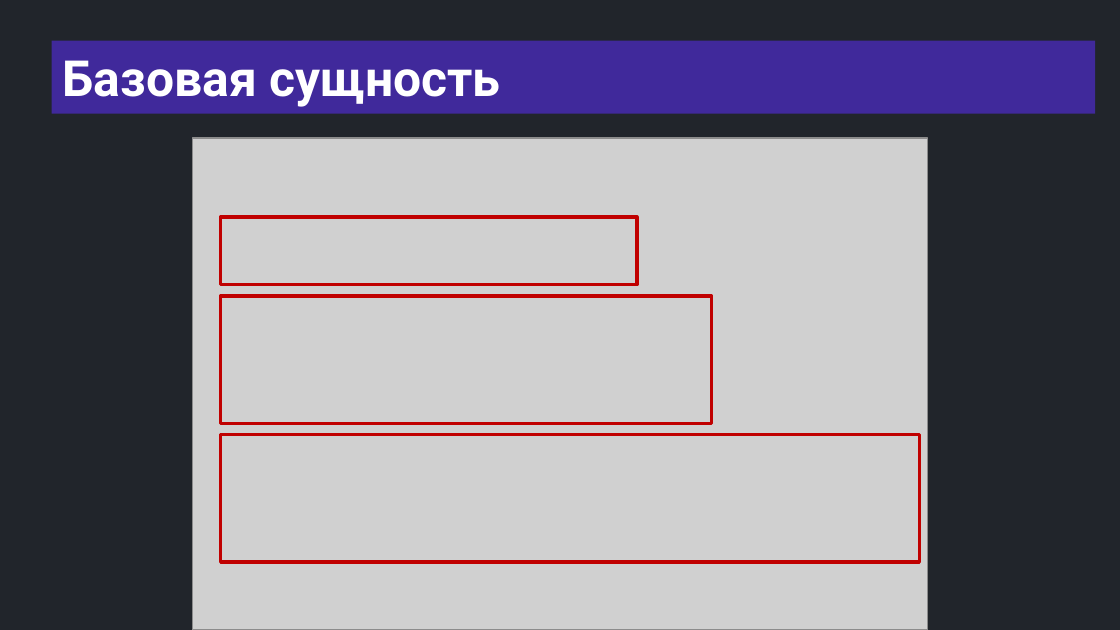
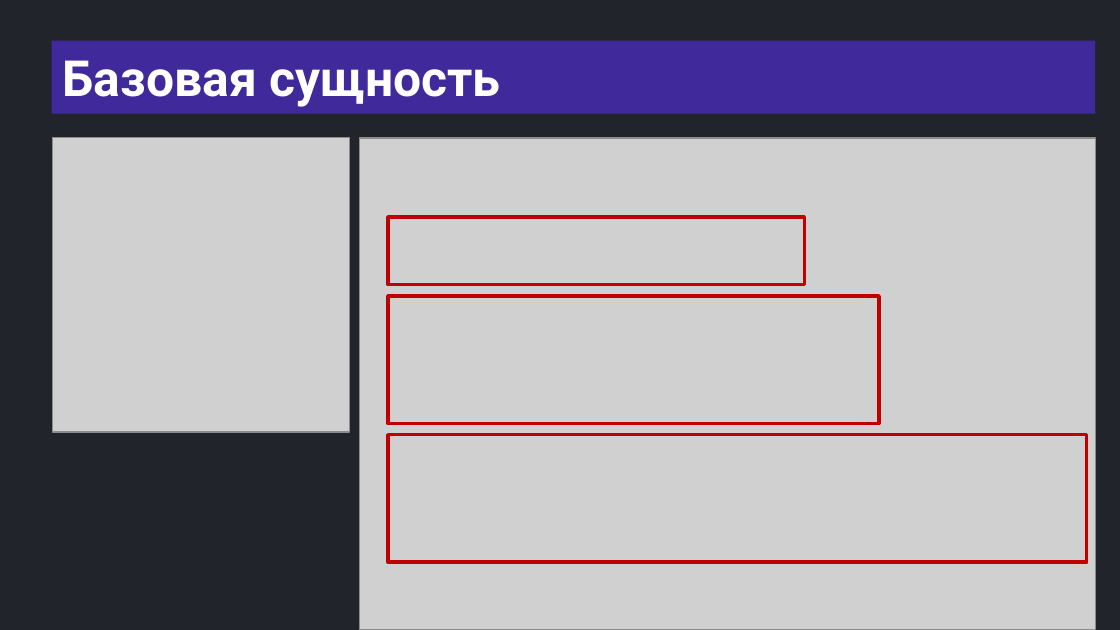
Before and after one commit to semusv/Bank_analyzer, a slide deck: slide 10 of bank_analyzer.pptx. Drawn at 1120x630 pixels with LibreOffice and Linux fonts; fonts in the diff are those of the drawing; grey boxes stand for pictures. Boxes give left, top, right and bottom in pixels: in the first picture for what was removed or moved away, otherwise in the second. Text is boxed around its words. In the diff, an @@ line names an element or a change of style, - is before the commit and + after.

```diff
--- a/bank_analyzer.pptx
+++ b/bank_analyzer.pptx
@@ picture added at box(53, 138, 349, 432) @@
@@ 3 rectangles, 1 picture: place and size @@
-3 rectangles, 1 picture at box(193, 138, 928, 629)
+3 rectangles, 1 picture at box(360, 138, 1095, 629)
```
Also in this commit, not shown: 6 other slides changed, 5 slides added, 15 other files.
